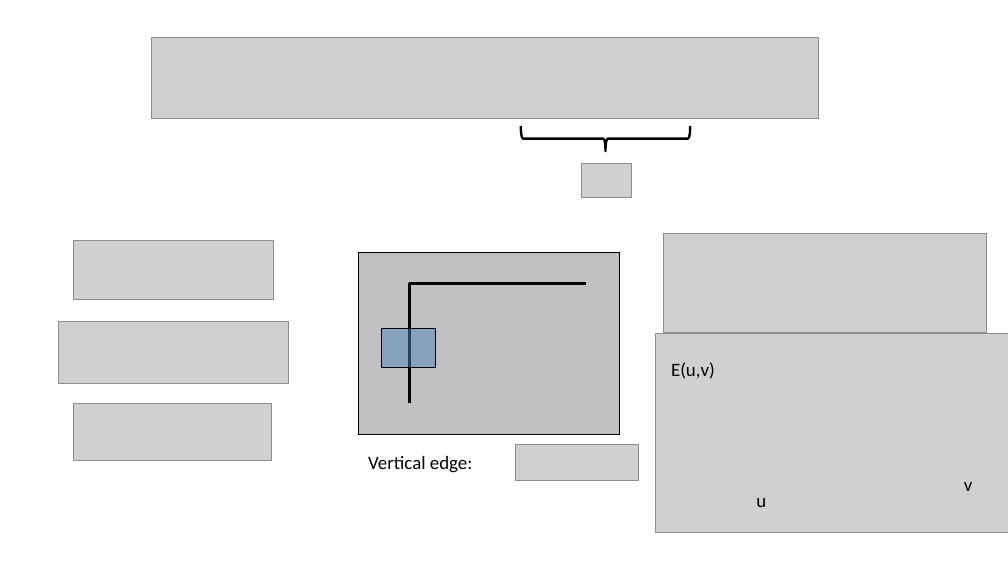
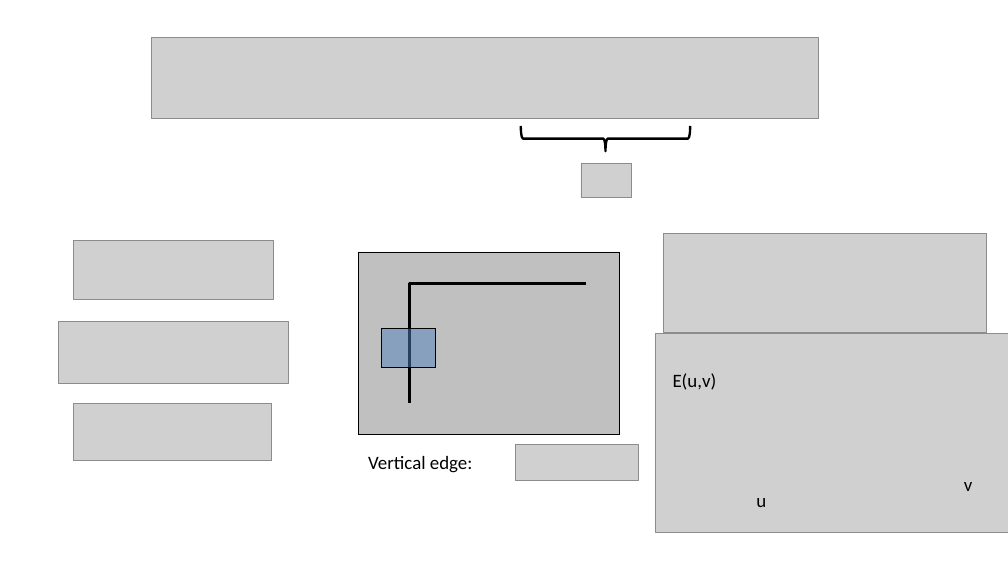
Before and after one commit to YoniChechik/AI_is_Math, a slide deck: slide 16 of c_08_features/features.pptx (slide 17 before the commit). Drawn at 1008x567 pixels with LibreOffice and Linux fonts; fonts in the diff are those of the drawing; grey boxes stand for pictures. Boxes give left, top, right and bottom in pixels: in the first picture for what was removed or moved away, otherwise in the second. Text is boxed around its words. In the diff, an @@ line names an element or a change of style, - is before the commit and + after.

```diff
--- a/c_08_features/features.pptx
+++ b/c_08_features/features.pptx
@@ text "E(u,v)": place and size @@
-text "E(u,v)" at (671, 362, 715, 379)
+text "E(u,v)" at (673, 373, 717, 390)
```
Also in this commit, not shown: 3 other slides changed, 2 slides added, 1 slide removed.
